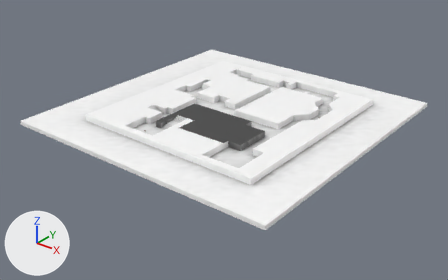
A saved change to the glTF model public/models/stage_uu.glb.
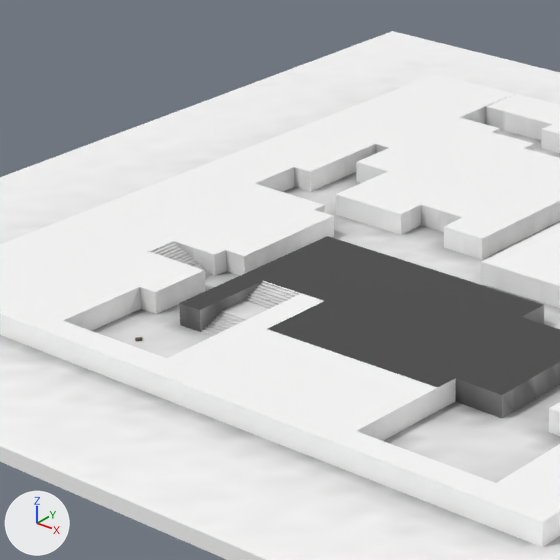
Each version appears first whole from a camera (50 mm lens) standing at (170.2, -218.0, 118.8) and looking at (2.8, -8.6, -11.0), and next in a close-up on the part from 24% to 57% of the width and 15% to 67% of the height. The lights are fixed; the arrows at lower left show +X, +Y and +Z. The older version's two pictures come first. Where no turn or scale is listed for an object, it has been applied to the vertices. Vertices at exactly the same position are counted once.

The first close-up shows 'concrete_base_ground', 'concrete_stair1_b', 'concrete_wall2_1F' and 3 more.
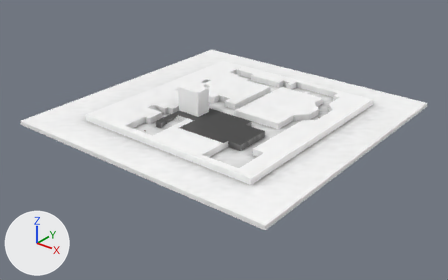
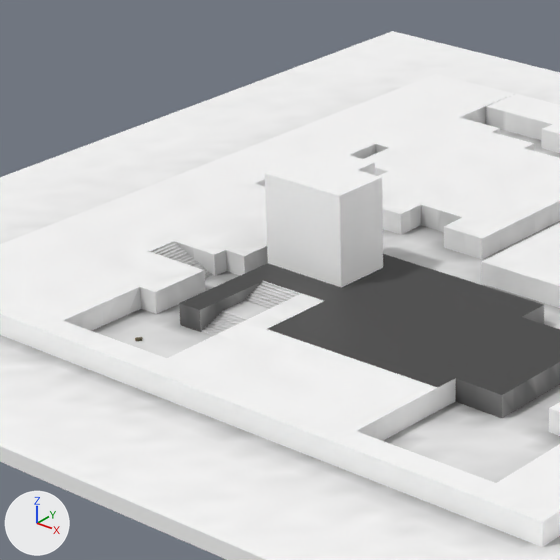
Where the change shows, as pixel boxes [x1, y1, x2, y2] in the close-ups (560 x 560 px):
'concrete_building1', added: after [265, 148, 383, 288]
part 1 of me_mesh_5, edited (looks the same): [0, 78, 560, 522] in both

What the commit changed:
me_mesh_5 has 2284 vertices, 4610 faces and spans x -71.0..25.3, y -13.5..88.5, z 0.0..3.0.
me_mesh_5 is used by ob_concrete_wall2_1f; location (24.5, -37.5, 0.0).
me_mesh_5 part 1: 1448 faces centred in x -70.7..23.8, y -13.5..88.2, z 1.0..3.0 are repainted in the vertex colours; the middle colour goes from white #ffffff to white #fbfbfb.
Mesh me_mesh_1_1 is new.
It has 137 vertices, 256 faces and spans x -6.04..6.04, y -5.61..5.61, z -6.0..6.0.
It uses material mat_defaultmaterial_001.
Object 'concrete_building1' (ob_concrete_building1) is new; it shows me_mesh_1_1.
Its location is (-9.7, -14.0, 8.9).
